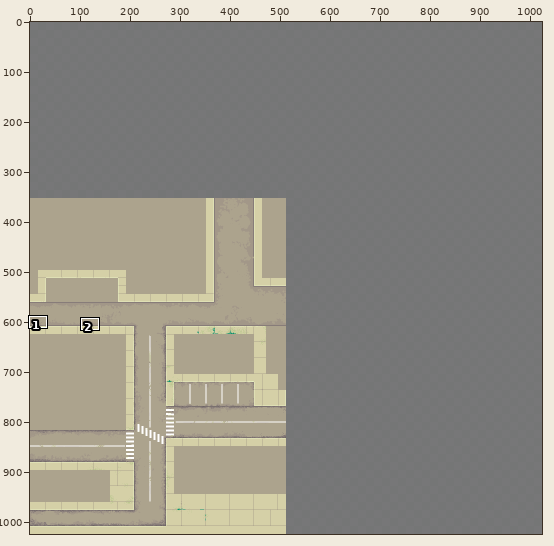
File history of a pixel-art file, developement assets/street.aseprite. The picture above shows the old version from afar; the outline marks the close-up.
Close-up. Before:
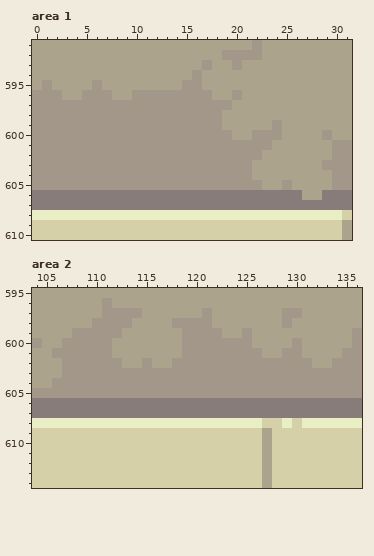
1024x1024 pixels, 1 frame. Shown: area 1: x 0..31, y 591..610; area 2: x 104..136, y 595..614. The commit also changed other parts of the picture, which this record leaves out.
After the commit:
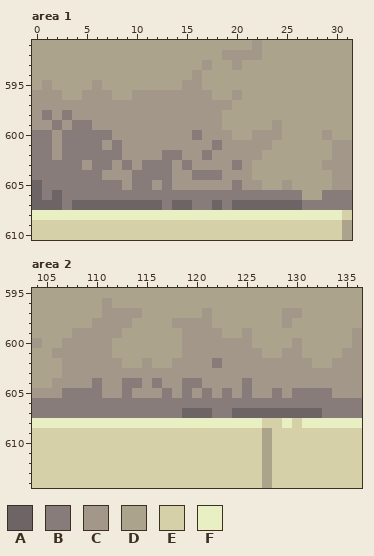
Palette (. is transparent): A #6d6465  B #877c79  C #a29788  D #aca38d  E #d5d0a7  F #e8efc3
The exact change:
--- area 1, layer "street"
@@ x 0..31 @@
 597 CCCCCCCCCCCCCCCCCCCCDDDDDDDDDDDD
-598 CCCCCCCCCCCCCCCCCCCDDDDDDDDDDDDD
-599 CCCCCCCCCCCCCCCCCCCDDDDDCDDDDDDD
-600 CCCCCCCCCCCCCCCCCCCCDDCCCDDDDCDD
-601 CCCCCCCCCCCCCCCCCCCCCCCCDDDDDDCC
-602 CCCCCCCCCCCCCCCCCCCCCCCDDDDDDDCC
-603 CCCCCCCCCCCCCCCCCCCCCCDDDDDDDCCC
-604 CCCCCCCCCCCCCCCCCCCCCCDDDDDDDDCC
-605 CCCCCCCCCCCCCCCCCCCCCCCDDCDDDDCC
-606 BBBBBBBBBBBBBBBBBBBBBBBBBBBDDBBB
-607 BBBBBBBBBBBBBBBBBBBBBBBBBBBBBBBB
+598 CBCBCCCCCCCCCCCCCCCDDDDDDDDDDDDD
+599 CCBCBBCCCCCCCCCCCCCDDDDDCDDDDDDD
+600 BBCBBBBBCCCCCCCCBCCCDDCCCDDDDCDD
+601 BBCBBBBCBCCCCCCCCCBCCCCCDDDDDDCC
+602 BBCBBBBBBCCCCBBCCBCCCCCDDDDDDDCC
+603 BBBBBCBBCBCBBBCBCCCCBCDDDDDDDCCC
+604 BBBBBBBCCCBBBBCCBBBCCCDDDDDDDDCC
+605 ABBBBBBBBCBBCBCCCCCCBCCDDCDDDDCC
+606 ABABBBBBBBBBBBBBBBBBBBBBBBBDDBBB
+607 AAABAAAAAAAAABAABBABAAAAAAABBBBB
 608 FFFFFFFFFFFFFFFFFFFFFFFFFFFFFFFE
--- area 2, layer "street"
@@ x 104..136 @@
 601 DDCCCCCCDDDDDDDCCCCCCCCDDCCDDDDCC
-602 DDDCCCCCCDDCDDCCCCCCCCCCCCCCDDCCC
+602 DDDCCCCCCDDCDDCCCCBCCCCCCCCCDDCCC
 603 DDDCCCCCCCCCCCCCCCCCCCCCCCCCCCCCC
-604 DDCCCCCCCCCCCCCCCCCCCCCCCCCCCCCCC
-605 CCCCCCCCCCCCCCCCCCCCCCCCCCCCCCCCC
+604 DDCCCCBCCBBCBCCBBCCCCBCCCCCCCCCCC
+605 CCCBBBBCCBCCCBCBCBCBCBCCBCBBBBCCC
 606 BBBBBBBBBBBBBBBBBBBBBBBBBBBBBBBBB
-607 BBBBBBBBBBBBBBBBBBBBBBBBBBBBBBBBB
+607 BBBBBBBBBBBBBBBAAABBAAAAAAAAABBBB
 608 FFFFFFFFFFFFFFFFFFFFFFFEEFEFFFFFF
